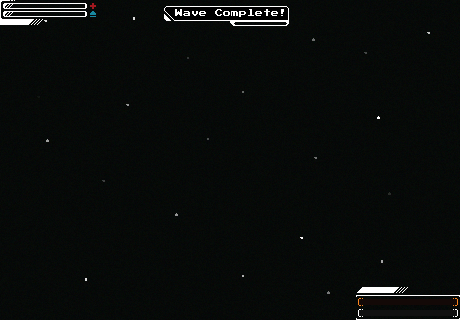
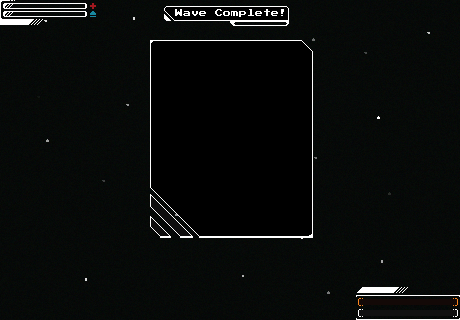
Two versions of the same layered image (460 x 320). Layer-by-layer changes:
showed "GameOverMenu" over box(150, 40, 313, 238)
